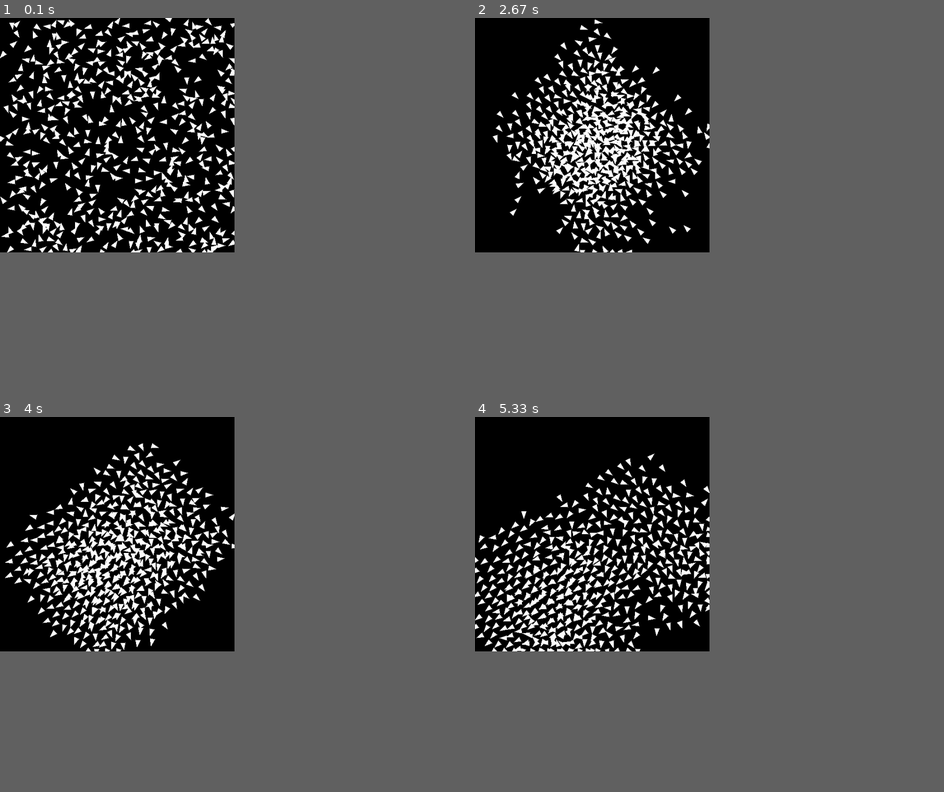
Above: before the commit, frames 1-4 (two rows, left to right).
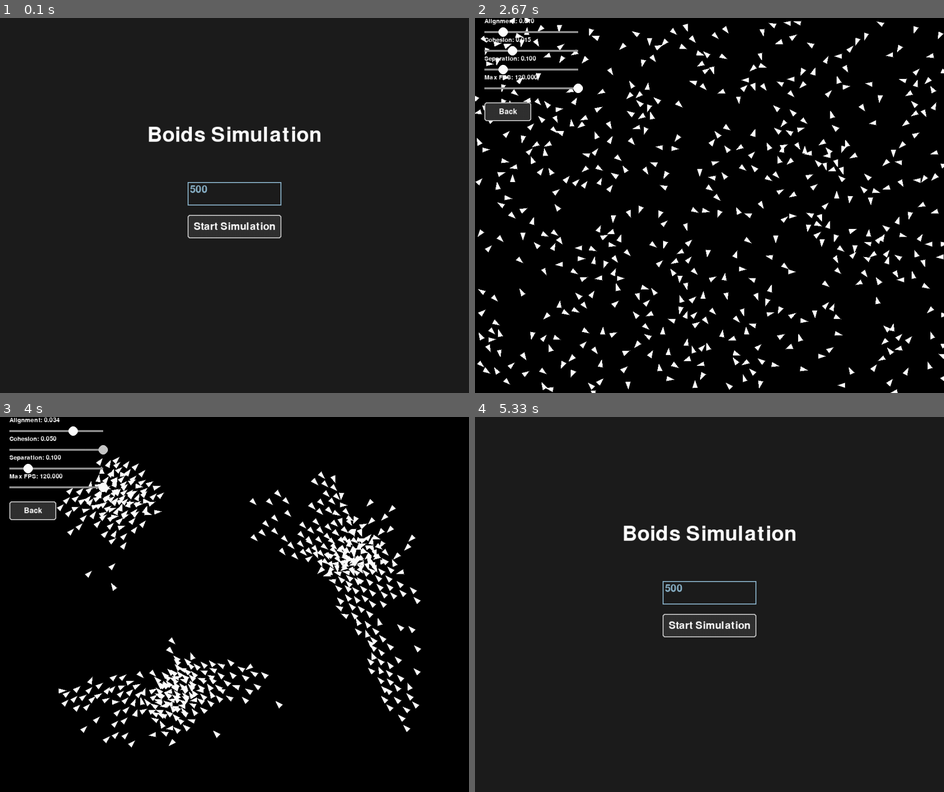
Above: after the commit, the same moments.

Repository: z-Ash-z/Boids_algorithm
Game: pygame game, started from Runner.py
Same seed, same stepped clock (60 frames per second), same inputs: the game is played once before the commit and once after it.
Inputs (mouse positions are in pixels of both pictures, inside the frame that each line leads up to):
- Up to frame 1 (0.1 s): no input
- Up to frame 2 (2.67 s): press the mouse at (709, 231) at 0.37 s; move the mouse to (653, 220) at 0.47 s; release the mouse at (596, 209) at 0.6 s; press the mouse at (531, 33) at 0.7 s; move the mouse to (573, 51) at 0.8 s; release the mouse at (615, 70) at 0.93 s; press the mouse at (531, 89) at 1.03 s; move the mouse to (709, 216) at 1.13 s; release the mouse at (887, 348) at 1.27 s; press the mouse at (507, 111) at 1.37 s; move the mouse to (559, 220) at 1.47 s; release the mouse at (606, 325) at 1.6 s; press the mouse at (709, 194) at 1.7 s; move the mouse to (643, 228) at 1.8 s; release the mouse at (578, 265) at 1.93 s; type "ann" at 2 s; tap Enter at 2.33 s; press the mouse at (709, 228) at 2.53 s; move the mouse to (700, 145) at 2.63 s
- Up to frame 3 (4 s): release the mouse at (211, 462) at 2.77 s; press the mouse at (56, 450) at 2.87 s; move the mouse to (84, 585) at 2.97 s; release the mouse at (112, 720) at 3.1 s; press the mouse at (56, 432) at 3.2 s; move the mouse to (65, 462) at 3.3 s; release the mouse at (75, 492) at 3.43 s; press the mouse at (56, 450) at 3.53 s; move the mouse to (140, 548) at 3.63 s; release the mouse at (225, 649) at 3.77 s; press the mouse at (56, 450) at 3.87 s; move the mouse to (136, 503) at 3.97 s
- Up to frame 4 (5.33 s): release the mouse at (690, 555) at 4.1 s; press the mouse at (507, 510) at 4.2 s; move the mouse to (625, 495) at 4.3 s; release the mouse at (742, 484) at 4.43 s; tap Enter at 4.5, 4.83, 5.17 s
The window is 450x450 before the commit and 900x720 after it. Grey fills any space a smaller window leaves; there, only what the larger window draws over its background counts as a difference.

The runs differ from the first frame. In frame 1, 31% of the frame differs, in the area x 0-69%, y 0-63%; in frame 2, 14%; in frame 3, 13%; in frame 4, 31%.

Commit message:
feat: Add menu and simulation states with interactive UI elements (buttons, sliders, input box) for controlling boid parameters.

Diff:
--- a/Runner.py
+++ b/Runner.py
@@ -2,19 +2,65 @@
 import pygame
 from Utils import Boids
 from Utils.StagePygame import StagePygame
-
+from Utils.UI import Button, Slider, InputBox
 
 def main() -> None:
-    stage = StagePygame(fullscreen=False)
+    # Initialize Stage (fullscreen=False for now to see window borders/resizing)
+    stage = StagePygame(width=1000, height=800, fullscreen=False)
 
-    # Initialize Boids manager with 500 boids
-    boids = Boids(500, stage.WIDTH, stage.HEIGHT)
+    # Game States
+    STATE_MENU = 0
+    STATE_SIMULATION = 1
+    current_state = STATE_MENU
+
+    # --- Menu UI ---
+    # Center input box and button
+    cx, cy = stage.WIDTH // 2, stage.HEIGHT // 2
+    input_box = InputBox(cx - 100, cy - 50, 200, 50, text='500')
+
+    def start_sim():
+        nonlocal current_state, boids
+        try:
+            num = int(input_box.text)
+        except ValueError:
+            num = 100 # Default if invalid
+
+        # Initialize Boids
+        boids = Boids(num, stage.WIDTH, stage.HEIGHT)
+
+        # Update Sliders with initial boid values
+        slider_align.val = boids.MAX_ALIGNMENT_FORCE
+        slider_coh.val = boids.MAX_COHESION_FORCE
+        slider_sep.val = boids.MAX_SEPERATION_FORCE
+
+        current_state = STATE_SIMULATION
+
+    start_btn = Button(cx - 100, cy + 20, 200, 50, "Start Simulation", start_sim)
+
+    # --- Simulation UI ---
+    # Sliders for Alignment, Cohesion, Separation
+    # Range: 0.0 to 0.1 (approx)
+    slider_align = Slider(20, 20, 200, 20, 0.0, 0.05, 0.01, "Alignment")
+    slider_coh = Slider(20, 60, 200, 20, 0.0, 0.05, 0.015, "Cohesion")
+    slider_sep = Slider(20, 100, 200, 20, 0.0, 0.5, 0.1, "Separation")
+    # FPS Slider: 10 to 120 FPS, default 60
+    slider_fps = Slider(20, 140, 200, 20, 10, 120, 60, "Max FPS")
+
+    def back_to_menu():
+        nonlocal current_state
+        current_state = STATE_MENU
+
+    back_btn = Button(20, 180, 100, 40, "Back", back_to_menu, font_size=24)
+
+    boids = None # Will be init in start_sim
 
     start_time = time.perf_counter()
+    running = True
 
-    running = True
     while running:
-        for event in pygame.event.get():
+        # Event Handling
+        events = pygame.event.get()
+        for event in events:
             if event.type == pygame.QUIT:
                 running = False
             elif event.type == pygame.KEYDOWN:
@@ -23,16 +69,66 @@
             elif event.type == pygame.VIDEORESIZE:
                 width, height = event.w, event.h
                 stage.resize(width, height)
-                boids.WIDTH = width
-                boids.HEIGHT = height
+                if boids:
+                    boids.WIDTH = width
+                    boids.HEIGHT = height
+                # Re-center menu items if in menu
+                if current_state == STATE_MENU:
+                    cx, cy = width // 2, height // 2
+                    input_box.rect.topleft = (cx - 100, cy - 50)
+                    start_btn.rect.topleft = (cx - 100, cy + 20)
 
-        boids.flock()
-        boids.update()
-        stage.drawBoids(boids)
-        stage.show("Boids Algorithm")
+            # Pass events to UI
+            if current_state == STATE_MENU:
+                input_box.handle_event(event)
+                start_btn.handle_event(event)
+            elif current_state == STATE_SIMULATION:
+                slider_align.handle_event(event)
+                slider_coh.handle_event(event)
+                slider_sep.handle_event(event)
+                slider_fps.handle_event(event)
+                back_btn.handle_event(event)
+
+        # Logic & Rendering
+        if current_state == STATE_MENU:
+            stage.screen.fill((30, 30, 30)) # Dark background
+
+            # Draw Title
+            font = pygame.font.Font(None, 64)
+            title = font.render("Boids Simulation", True, (255, 255, 255))
+            title_rect = title.get_rect(center=(stage.WIDTH//2, stage.HEIGHT//2 - 150))
+            stage.screen.blit(title, title_rect)
+
+            input_box.draw(stage.screen)
+            start_btn.draw(stage.screen)
+
+            pygame.display.flip()
+
+        elif current_state == STATE_SIMULATION:
+            # Update Boid Parameters from Sliders
+            if boids:
+                boids.MAX_ALIGNMENT_FORCE = slider_align.get_value()
+                boids.MAX_COHESION_FORCE = slider_coh.get_value()
+                boids.MAX_SEPERATION_FORCE = slider_sep.get_value()
+
+                boids.flock()
+                boids.update()
+                stage.drawBoids(boids)
+
+                # Draw UI on top
+                slider_align.draw(stage.screen)
+                slider_coh.draw(stage.screen)
+                slider_sep.draw(stage.screen)
+                slider_fps.draw(stage.screen)
+                back_btn.draw(stage.screen)
+
+                stage.show("Boids Algorithm") # This flips display
+
+                # Cap FPS
+                stage.clock.tick(int(slider_fps.get_value()))
 
     end_time = time.perf_counter()
-    print(f'The Simulation time: {end_time - start_time}sec')
+    # print(f'The Simulation time: {end_time - start_time}sec')
     pygame.quit()
 
 if __name__ == '__main__':
--- /dev/null
+++ b/Utils/UI.py
@@ -0,0 +1,131 @@
+import pygame
+
+class UIElement:
+    def __init__(self, x, y, w, h, font_size=24):
+        self.rect = pygame.Rect(x, y, w, h)
+        self.font = pygame.font.Font(None, font_size)
+        self.active = False
+
+    def handle_event(self, event):
+        pass
+
+    def draw(self, screen):
+        pass
+
+class Button(UIElement):
+    def __init__(self, x, y, w, h, text, callback, font_size=32):
+        super().__init__(x, y, w, h, font_size)
+        self.text = text
+        self.callback = callback
+        self.bg_color = (50, 50, 50)
+        self.hover_color = (70, 70, 70)
+        self.text_color = (255, 255, 255)
+
+    def handle_event(self, event):
+        if event.type == pygame.MOUSEBUTTONDOWN:
+            if self.rect.collidepoint(event.pos):
+                self.callback()
+        elif event.type == pygame.MOUSEMOTION:
+            self.active = self.rect.collidepoint(event.pos)
+
+    def draw(self, screen):
+        color = self.hover_color if self.active else self.bg_color
+        pygame.draw.rect(screen, color, self.rect, border_radius=5)
+        pygame.draw.rect(screen, (200, 200, 200), self.rect, 2, border_radius=5)
+
+        txt_surf = self.font.render(self.text, True, self.text_color)
+        text_rect = txt_surf.get_rect(center=self.rect.center)
+        screen.blit(txt_surf, text_rect)
+
+class Slider(UIElement):
+    def __init__(self, x, y, w, h, min_val, max_val, initial_val, label):
+        super().__init__(x, y, w, h, font_size=20)
+        self.min_val = min_val
+        self.max_val = max_val
+        self.val = initial_val
+        self.label = label
+        self.dragging = False
+
+        # Handle width/height: h is mostly for the track thickness?
+        # Let's make h the hit area height, but draw a thin line.
+        self.handle_radius = h // 2
+
+    def get_value(self):
+        return self.val
+
+    def handle_event(self, event):
+        if event.type == pygame.MOUSEBUTTONDOWN:
+            if self.rect.collidepoint(event.pos):
+                self.dragging = True
+                self.update_value(event.pos[0])
+        elif event.type == pygame.MOUSEBUTTONUP:
+            self.dragging = False
+        elif event.type == pygame.MOUSEMOTION:
+            if self.dragging:
+                self.update_value(event.pos[0])
+
+    def update_value(self, mouse_x):
+        # Clamp mouse_x to rect
+        x = max(self.rect.left, min(mouse_x, self.rect.right))
+        # Normalize to 0-1
+        ratio = (x - self.rect.left) / self.rect.width
+        # Map to value
+        self.val = self.min_val + ratio * (self.max_val - self.min_val)
+
+    def draw(self, screen):
+        # Draw Label
+        label_surf = self.font.render(f"{self.label}: {self.val:.3f}", True, (255, 255, 255))
+        screen.blit(label_surf, (self.rect.x, self.rect.y - 20))
+
+        # Draw Track
+        track_rect = pygame.Rect(self.rect.x, self.rect.centery - 2, self.rect.width, 4)
+        pygame.draw.rect(screen, (150, 150, 150), track_rect)
+
+        # Draw Handle
+        ratio = (self.val - self.min_val) / (self.max_val - self.min_val)
+        handle_x = self.rect.x + ratio * self.rect.width
+        handle_pos = (int(handle_x), self.rect.centery)
+
+        color = (200, 200, 200) if self.dragging else (255, 255, 255)
+        pygame.draw.circle(screen, color, handle_pos, self.handle_radius)
+
+class InputBox(UIElement):
+    def __init__(self, x, y, w, h, text=''):
+        super().__init__(x, y, w, h, font_size=32)
+        self.text = text
+        self.color_inactive = pygame.Color('lightskyblue3')
+        self.color_active = pygame.Color('dodgerblue2')
+        self.color = self.color_inactive
+        self.active = False
+
+    def handle_event(self, event):
+        if event.type == pygame.MOUSEBUTTONDOWN:
+            # If the user clicked on the input_box rect.
+            if self.rect.collidepoint(event.pos):
+                self.active = not self.active
+            else:
+                self.active = False
+            self.color = self.color_active if self.active else self.color_inactive
+        if event.type == pygame.KEYDOWN:
+            if self.active:
+                if event.key == pygame.K_RETURN:
+                    # print(self.text)
+                    pass # Callback handled externally or just read text
+                elif event.key == pygame.K_BACKSPACE:
+                    self.text = self.text[:-1]
+                else:
+                    # Only allow numbers
+                    if event.unicode.isdigit():
+                        self.text += event.unicode
+
+    def draw(self, screen):
+        # Render the current text.
+        txt_surface = self.font.render(self.text, True, self.color)
+        # Resize the box if the text is too long.
+        width = max(200, txt_surface.get_width()+10)
+        self.rect.w = width
+
+        # Blit the text.
+        screen.blit(txt_surface, (self.rect.x+5, self.rect.y+5))
+        # Blit the rect.
+        pygame.draw.rect(screen, self.color, self.rect, 2)
